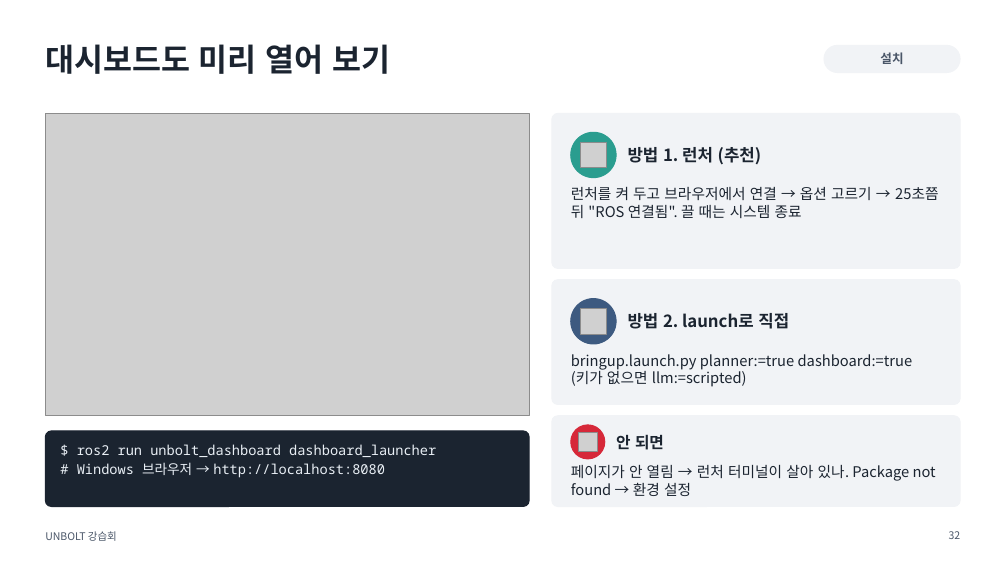
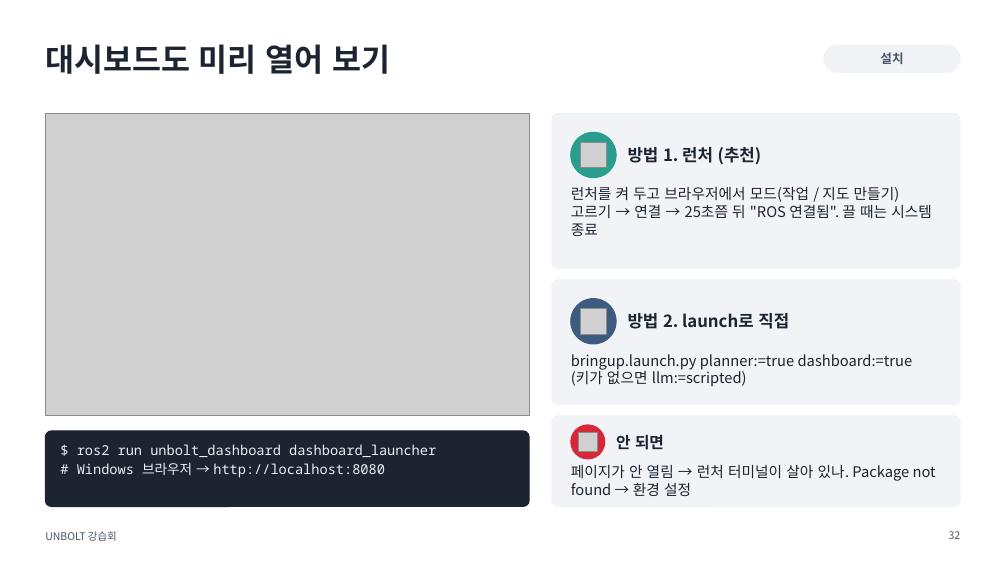
Before and after one commit to sejiny3/AIRLAB, a slide deck: slide 32 of workshop/slides/UNBOLT_workshop.pptx. Drawn at 1008x567 pixels with LibreOffice and Linux fonts; fonts in the diff are those of the drawing; grey boxes stand for pictures. Boxes give left, top, right and bottom in pixels: in the first picture for what was removed or moved away, otherwise in the second. Text is boxed around its words. In the diff, an @@ line names an element or a change of style, - is before the commit and + after.

```diff
--- a/workshop/slides/UNBOLT_workshop.pptx
+++ b/workshop/slides/UNBOLT_workshop.pptx
@@ text at [571, 187, 932, 236]: text changed @@
-런처를 켜 두고 브라우저에서 연결 → 옵션 고르기 → 25초쯤 뒤 "ROS 연결됨". 끌 때는 시스템 종료
+런처를 켜 두고 브라우저에서 모드(작업 / 지도 만들기) 고르기 → 연결 → 25초쯤 뒤 "ROS 연결됨". 끌 때는 시스템 종료
```
Also in this commit, not shown: 5 other slides changed, 4 slides added, 29 other files.
